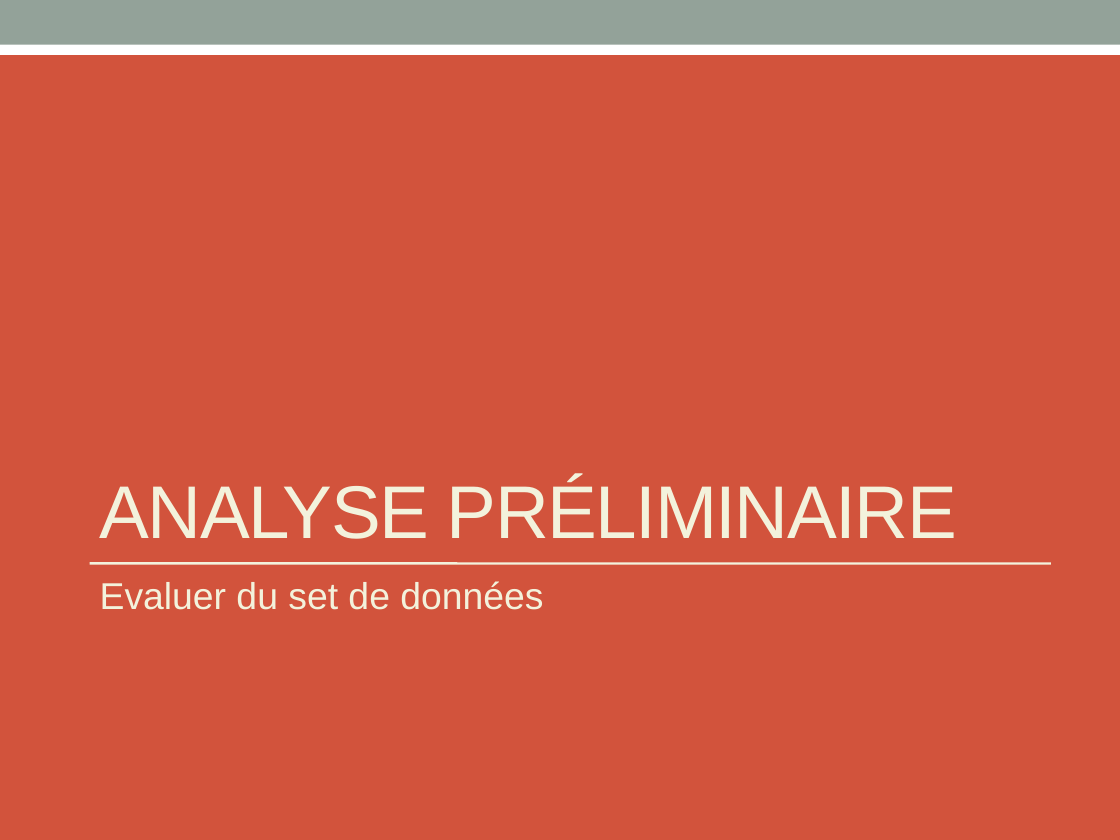
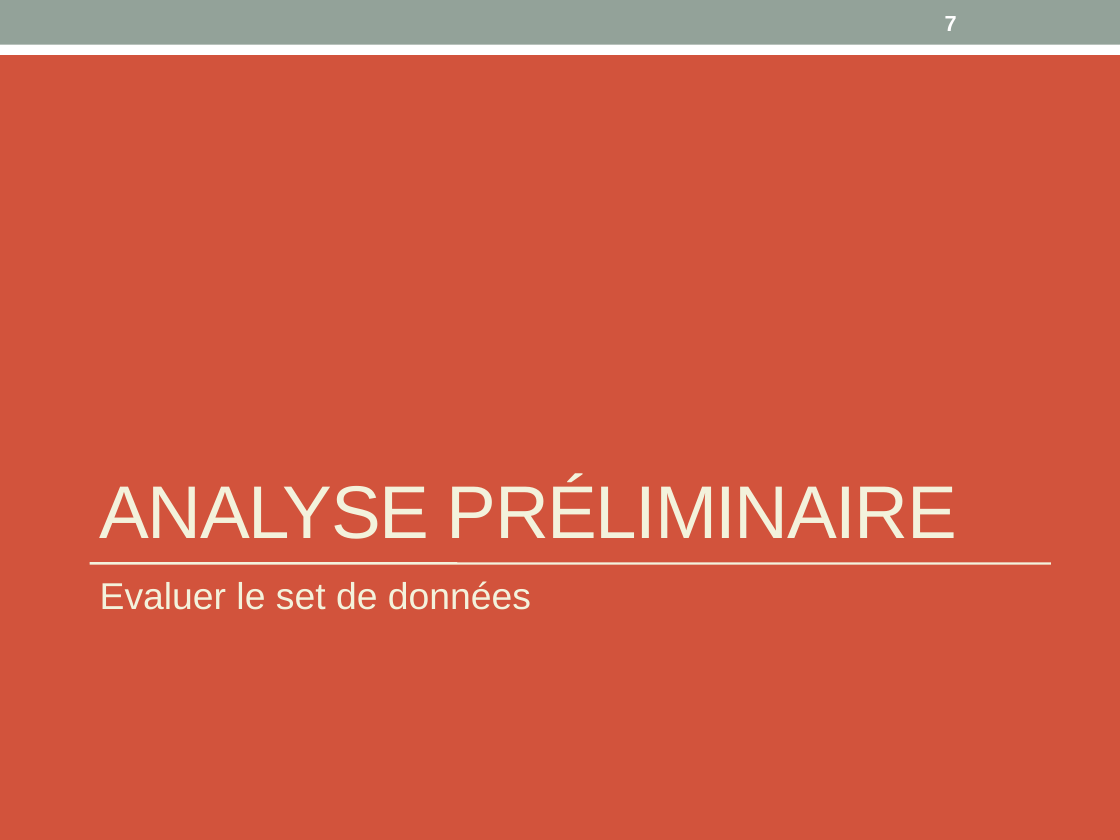
Before and after one commit to khub41/OC_P02, a slide deck: slide 7 of Presentation_P02.pptx (slide 6 before the commit). Drawn at 1120x840 pixels with LibreOffice and Linux fonts; fonts in the diff are those of the drawing. Boxes give left, top, right and bottom in pixels: in the first picture for what was removed or moved away, otherwise in the second. Text is boxed around its words. In the diff, an @@ line names an element or a change of style, - is before the commit and + after.

```diff
--- a/Presentation_P02.pptx
+++ b/Presentation_P02.pptx
@@ page number added at [945,16,957,31], 14 pt, text #FFFFFF, bold @@
+7
@@ text at [100,581,531,610]: text changed @@
-Evaluer du set de données
+Evaluer le set de données
```
Also in this commit, not shown: 38 other slides changed, 2 slides added, 1 other file.
